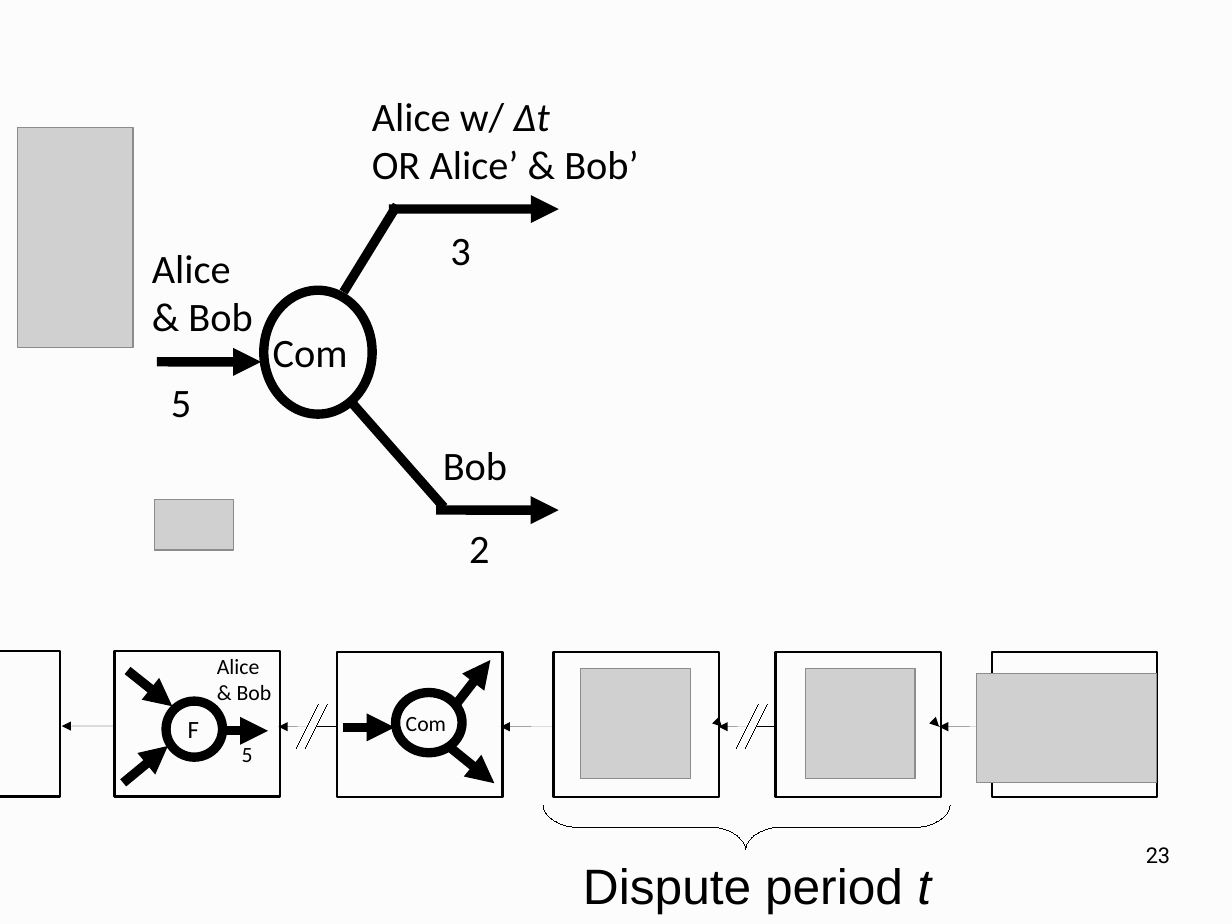
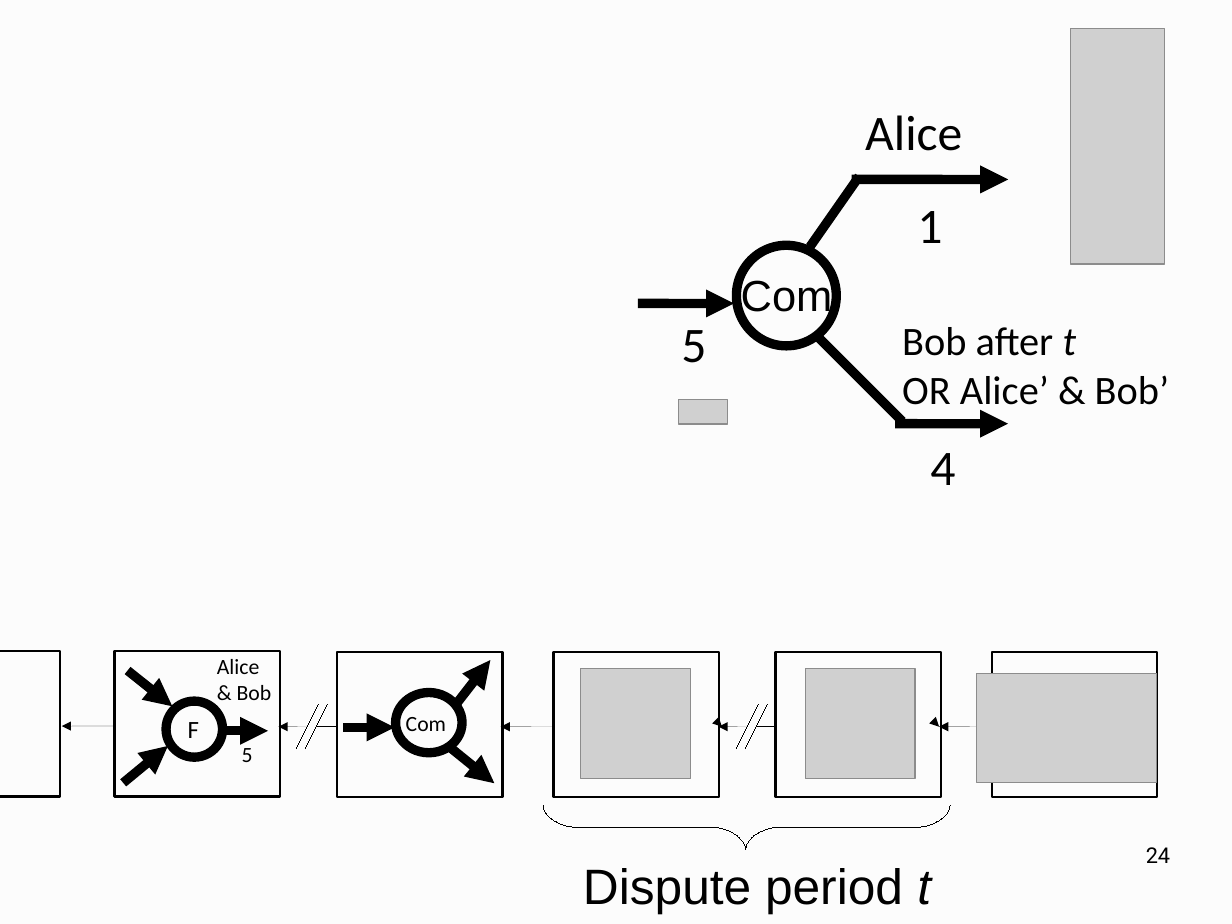
Before and after one commit to OrfeasLitos/PaymentChannels, a slide deck: slide 24 of one-hour-slides/direct-channels-slides.odp (slide 23 before the commit). Drawn at 1232x924 pixels with LibreOffice and Linux fonts; fonts in the diff are those of the drawing; grey boxes stand for pictures. Boxes give left, top, right and bottom in pixels: in the first picture for what was removed or moved away, otherwise in the second. Text is boxed around its words. In the diff, an @@ line names an element or a change of style, - is before the commit and + after.

```diff
--- a/one-hour-slides/direct-channels-slides.odp
+++ b/one-hour-slides/direct-channels-slides.odp
@@ picture resized from (x1=154, y1=500, x2=234, y2=550) to (x1=1071, y1=29, x2=1166, y2=265) @@
@@ text removed at (x1=372, y1=103, x2=638, y2=180) @@
-Alice w/ Δt
-OR Alice’ & Bob’
@@ text "Alice" at (x1=865, y1=115, x2=962, y2=151): size 26 to 32 pt @@
@@ text "Alice" moved from (x1=152, y1=255, x2=252, y2=332) to (x1=865, y1=115, x2=962, y2=151) @@
@@ line moved from (343, 292) - (397, 206) to (811, 247) - (860, 177) @@
@@ arrow moved from (389, 209) - (559, 209) to (852, 179) - (1008, 180) @@
@@ text removed at (x1=450, y1=239, x2=470, y2=266) @@
-3
@@ text added at (x1=917, y1=211, x2=942, y2=243), 32 pt, text #000000 @@
+1
@@ text "Com" moved from (x1=273, y1=341, x2=348, y2=377) to (x1=741, y1=276, x2=833, y2=320) @@
@@ text "Com" at (x1=741, y1=276, x2=833, y2=320): size 26 to 28 pt, font Calibri to Arial @@
@@ ellipse resized from (x1=264, y1=291, x2=372, y2=415) to (x1=737, y1=245, x2=836, y2=345) @@
@@ text at (x1=188, y1=303, x2=252, y2=332): paragraph removed @@
-& Bob
@@ arrow added from (638, 303) to (735, 303), #000000 6.01 pt @@
@@ text "5" moved from (x1=171, y1=391, x2=191, y2=418) to (x1=681, y1=330, x2=706, y2=363) @@
@@ text "5" at (x1=681, y1=330, x2=706, y2=363): size 26 to 32 pt @@
@@ text added at (x1=902, y1=327, x2=1169, y2=414), 26 pt, text #000000 @@
+Bob after t
+OR Alice’ & Bob’
@@ line moved from (349, 399) - (444, 508) to (815, 333) - (902, 421) @@
@@ picture resized from (x1=18, y1=127, x2=133, y2=348) to (x1=679, y1=399, x2=728, y2=424) @@
@@ arrow moved from (157, 362) - (262, 362) to (895, 424) - (1008, 424) @@
@@ text removed at (x1=443, y1=452, x2=507, y2=481) @@
-Bob
@@ text added at (x1=930, y1=453, x2=955, y2=485), 32 pt, text #000000 @@
+4
@@ arrow removed from (436, 510) to (559, 510) @@
@@ text removed at (x1=469, y1=536, x2=489, y2=563) @@
-2
@@ page number at (x1=1146, y1=847, x2=1170, y2=863): text changed @@
-23
+24
```
Also in this commit, not shown: 8 other slides changed, 1 slide added, 3 other files.
